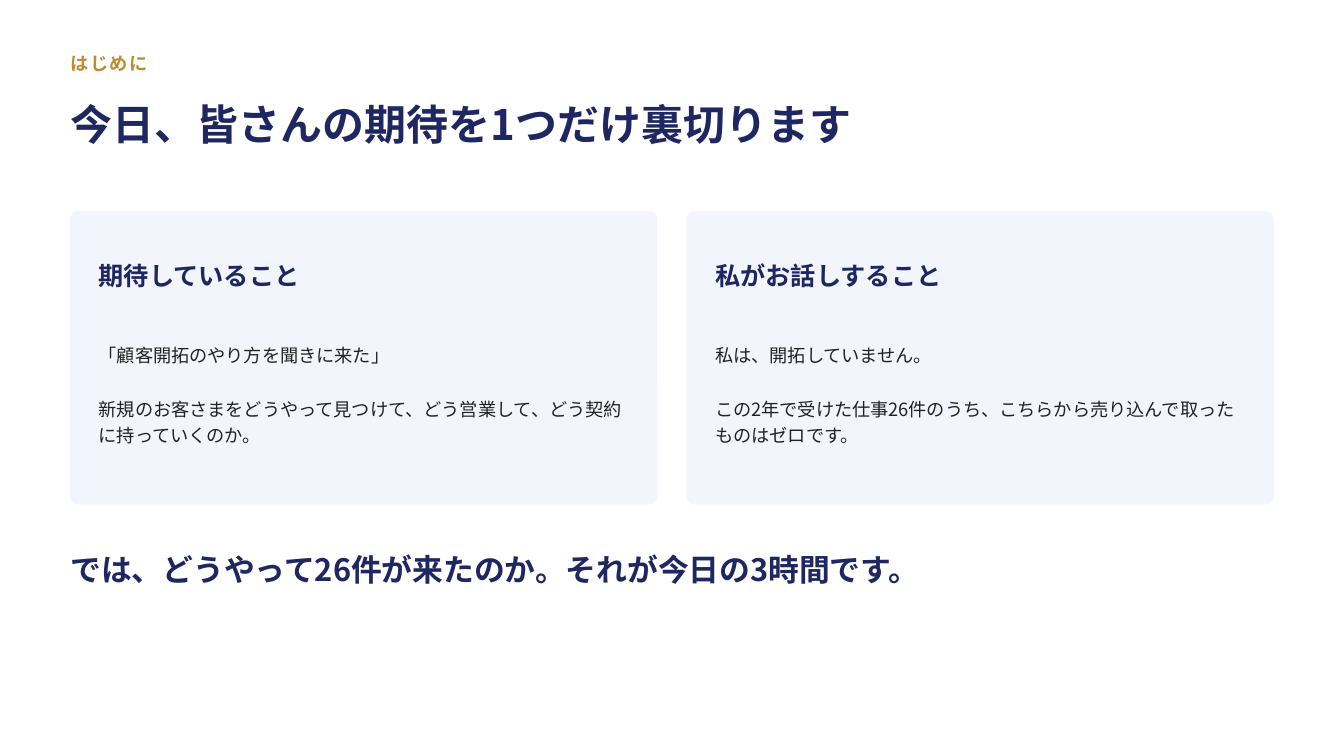
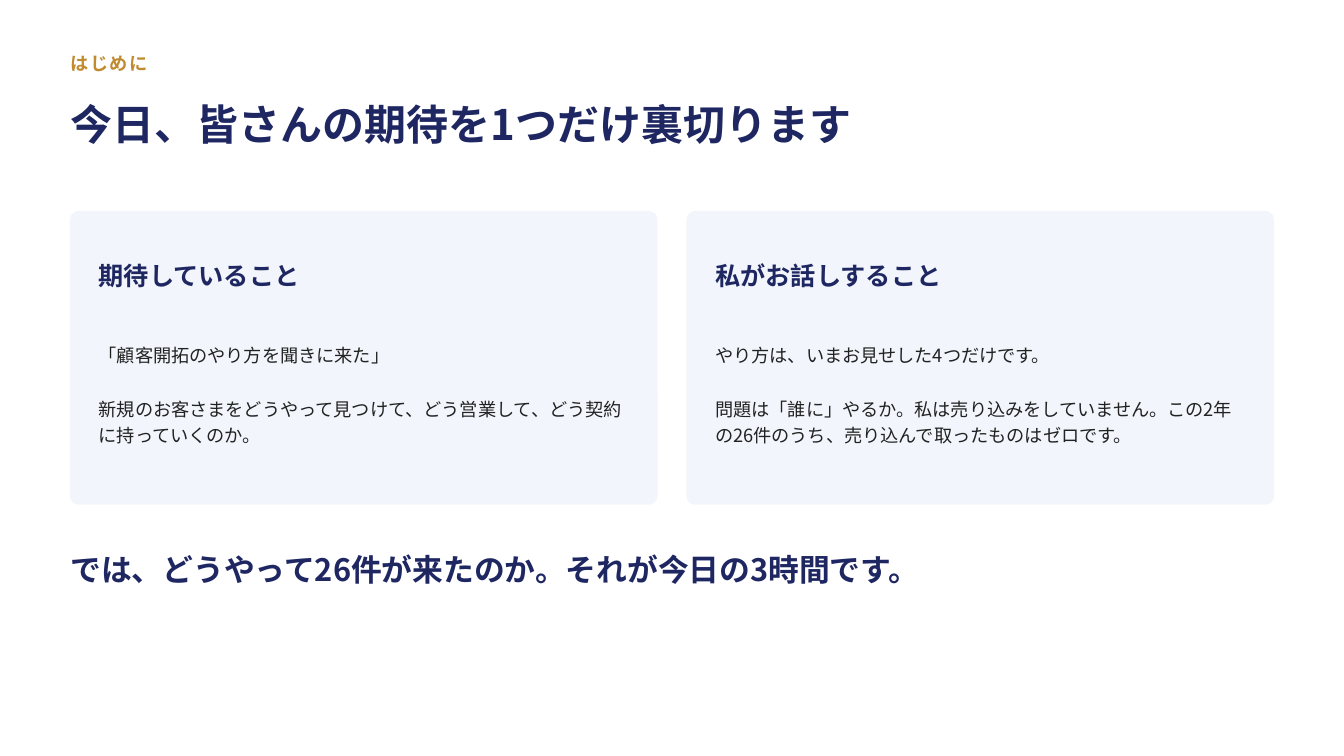
Before and after one commit to ahahi-biz/ahahi-hp, a slide deck: slide 6 of docs/lecture-johoku-procon.pptx (slide 4 before the commit). Drawn at 1344x756 pixels with LibreOffice and Linux fonts; fonts in the diff are those of the drawing. Boxes give left, top, right and bottom in pixels: in the first picture for what was removed or moved away, otherwise in the second. Text is boxed around its words. In the diff, an @@ line names an element or a change of style, - is before the commit and + after.

```diff
--- a/docs/lecture-johoku-procon.pptx
+++ b/docs/lecture-johoku-procon.pptx
@@ text at box(715, 347, 1232, 444): text changed @@
-私は、開拓していません。
-この2年で受けた仕事26件のうち、こちらから売り込んで取ったものはゼロです。
+やり方は、いまお見せした4つだけです。
+問題は「誰に」やるか。私は売り込みをしていません。この2年の26件のうち、売り込んで取ったものはゼロです。
```
Also in this commit, not shown: 25 other slides changed, 18 slides added, 5 slides removed, 3 other files.
